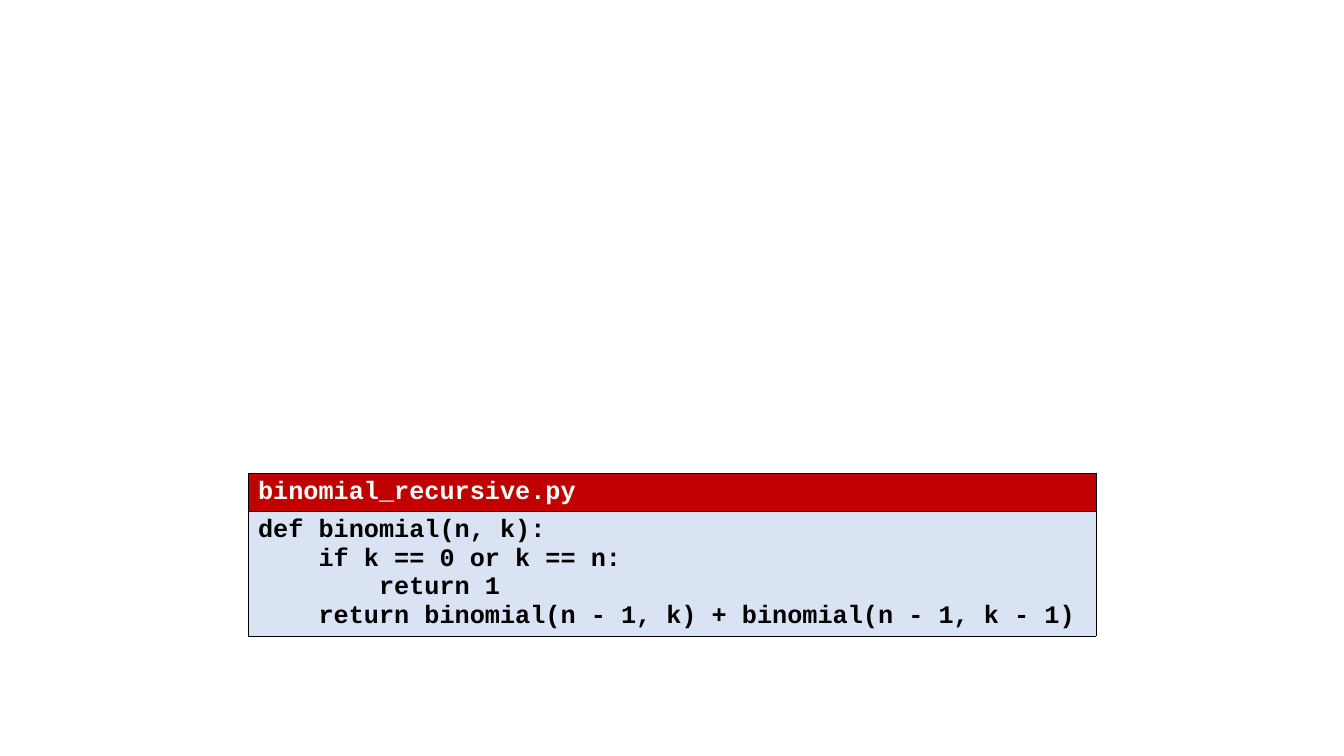
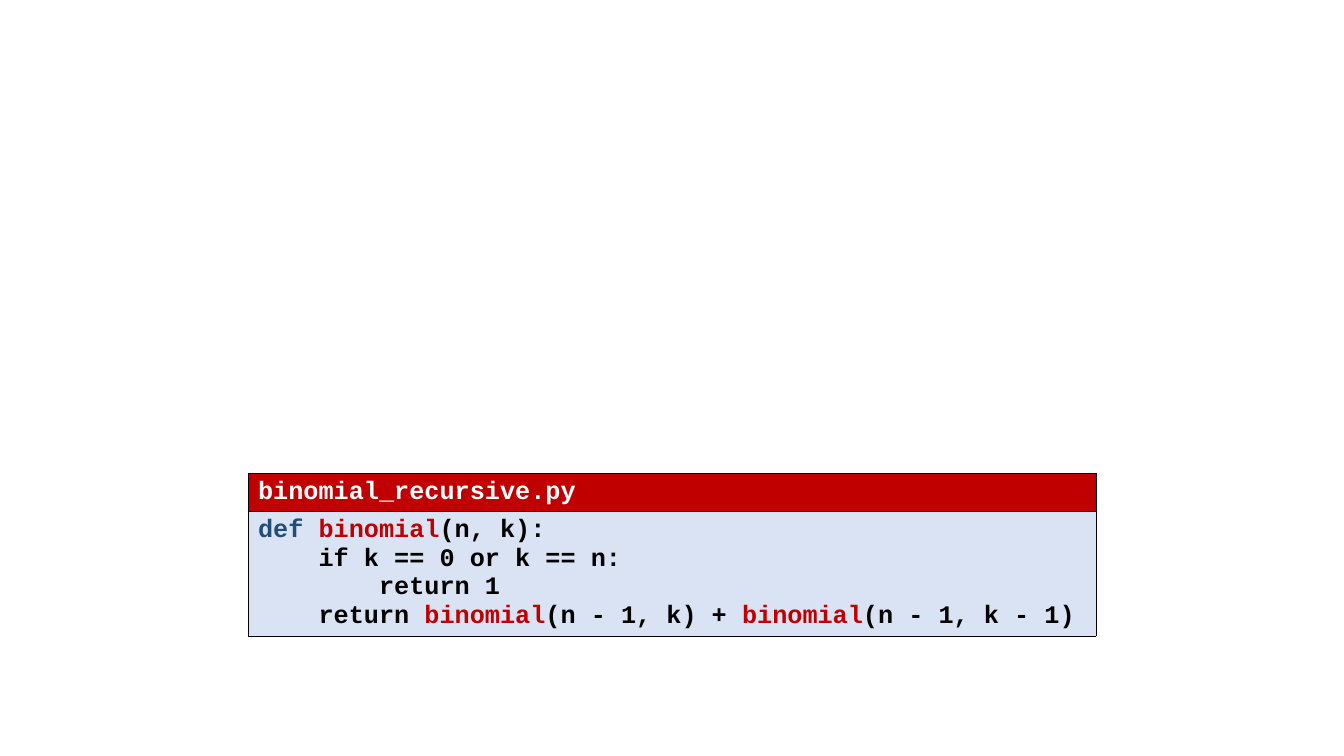
Before and after one commit to gsbrodal/gsbrodal.github.io, a slide deck: slide 7 of ipsa/slides/recursion.pptx. Drawn at 1344x756 pixels with LibreOffice and Linux fonts; fonts in the diff are those of the drawing; grey boxes stand for pictures. Boxes give left, top, right and bottom in pixels: in the first picture for what was removed or moved away, otherwise in the second. Text is boxed around its words. In the diff, an @@ line names an element or a change of style, - is before the commit and + after.

```diff
--- a/ipsa/slides/recursion.pptx
+++ b/ipsa/slides/recursion.pptx
@@ table at box(248, 473, 1096, 644) @@
@@ text colour #000000 to #1F4E79 in "def" @@
@@ text colour #000000 to #C00000 in "binomial(n,", "binomial(n binomial(n" @@
```
Also in this commit, not shown: 2 other slides changed, 1 slide added, 1 slide removed, 3 other files.
